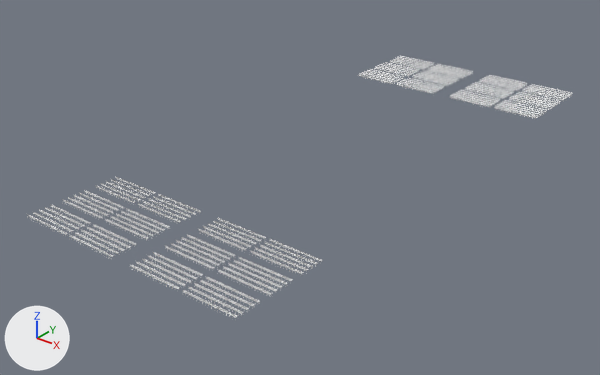
Two versions of the Blender file liminal3D/Assets/PreFab/IMPORTS (NOT PREFAB)/BLENDER/METAL_CHAIR.blend, one commit apart.
One viewpoint serves both versions: a 50 mm camera at (88.9, -124.4, 48.3) aimed at (-4.6, -7.5, -24.2). The axes (+X, +Y, +Z) are drawn at lower left. The lights are the same throughout.

Objects in the first picture: 'ChairFold'.
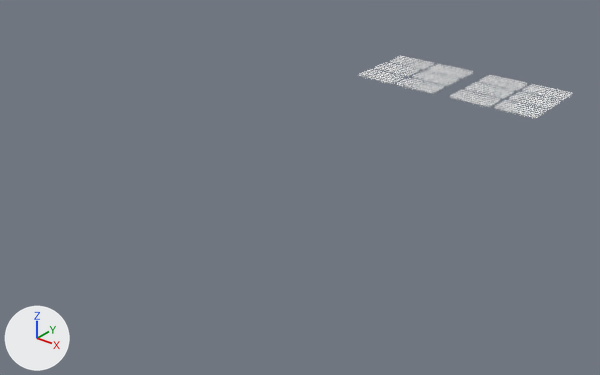
ob_center_empty is not drawn itself; it is used by a modifier of ob_chairfold.

Where the change shows, as pixel boxes [x1, y1, x2, y2] in the pictures (600 x 375 px):
'ChairFold', reshaped, modifiers changed (61% narrower, 76% shorter)
    before: [27, 56, 572, 320]
    after: [359, 56, 572, 119]

The change in detail:
Object 'CENTER EMPTY' (ob_center_empty) is deleted.
Object 'ChairFold' (ob_chairfold) loses its MIRROR modifier named 'Mirror'.
Modifier setting removed (it was use_axis = (False, True, False)).
Modifier setting removed (it was mirror_object = ob_center_empty).
